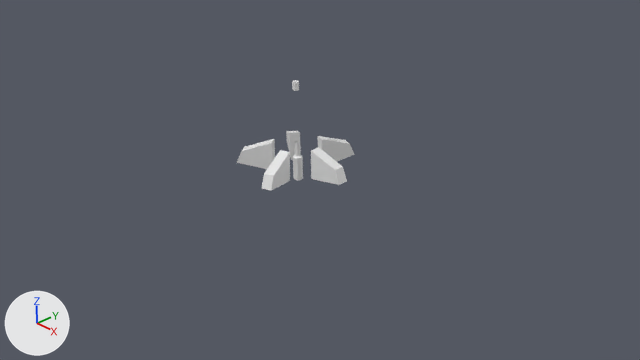
One commit to the Blender file Assets/Models/HydroelectricTurbine/hydroelectric.blend: the scene before it, then after it.
The view is the same before and after, from the file's camera 'Camera'. Every picture has the same lights, and +X, +Y and +Z are marked at lower left.

The scene before the commit, as lines of its bpy script (objects in view):
```python
me_cube_001 = bpy.data.meshes.new('Cube.001')
me_cube_001.from_pydata(...)  # 8 vertices, 5 faces, 2 loose edges; spans x 0.038..0.373, y 0.335..0.943, z -0.265..0.212
me_cylinder = bpy.data.meshes.new('Cylinder')
me_cylinder.from_pydata(...)  # 40 vertices, 32 faces; spans x -0.97..0.97, y -1.02..1.02, z 0.0..0.73
me_cylinder_002 = bpy.data.meshes.new('Cylinder.002')
me_cylinder_002.from_pydata(...)  # 70 vertices, 61 faces; spans x -0.395..0.388, y -0.408..0.415, z 1.07..1.917
ob_base = bpy.data.objects.new('Base', me_cylinder)
ob_base.location = (0.0, 0.0, 0.0)
ob_base.hide_viewport = True
ob_supports = bpy.data.objects.new('Supports', me_cube_001)
ob_supports.location = (0.0, 0.0, 0.86)
_m = ob_supports.modifiers.new('Array', 'ARRAY')
_m.count = 5
_m.constant_offset_displace = (0.0, 0.0, 0.0)
_m.use_relative_offset = False
_m.use_object_offset = True
_m.offset_object = ob_empty
ob_top = bpy.data.objects.new('Top', me_cylinder_002)
ob_top.location = (0.0, 0.0, 0.0)
ob_top.hide_viewport = True
```
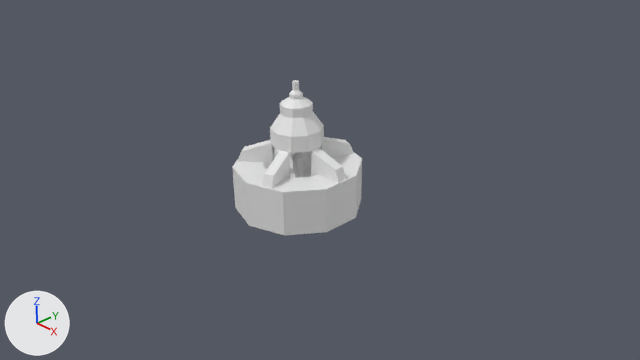
Changed parts and their boxes [x1, y1, x2, y2] in the pictures (640 x 360 px):
'Base', shown: after [232, 148, 362, 235]
'Top', shown: after [270, 90, 324, 153]

Diff of the bpy script that builds the scene:
```diff
--- a/Assets/Models/HydroelectricTurbine/hydroelectric.blend.py
+++ b/Assets/Models/HydroelectricTurbine/hydroelectric.blend.py
@@ ob_base @@
 ob_base.location = (0.0, 0.0, 0.0)
-ob_base.hide_viewport = True
@@ ob_top @@
 ob_top.location = (0.0, 0.0, 0.0)
-ob_top.hide_viewport = True
```
